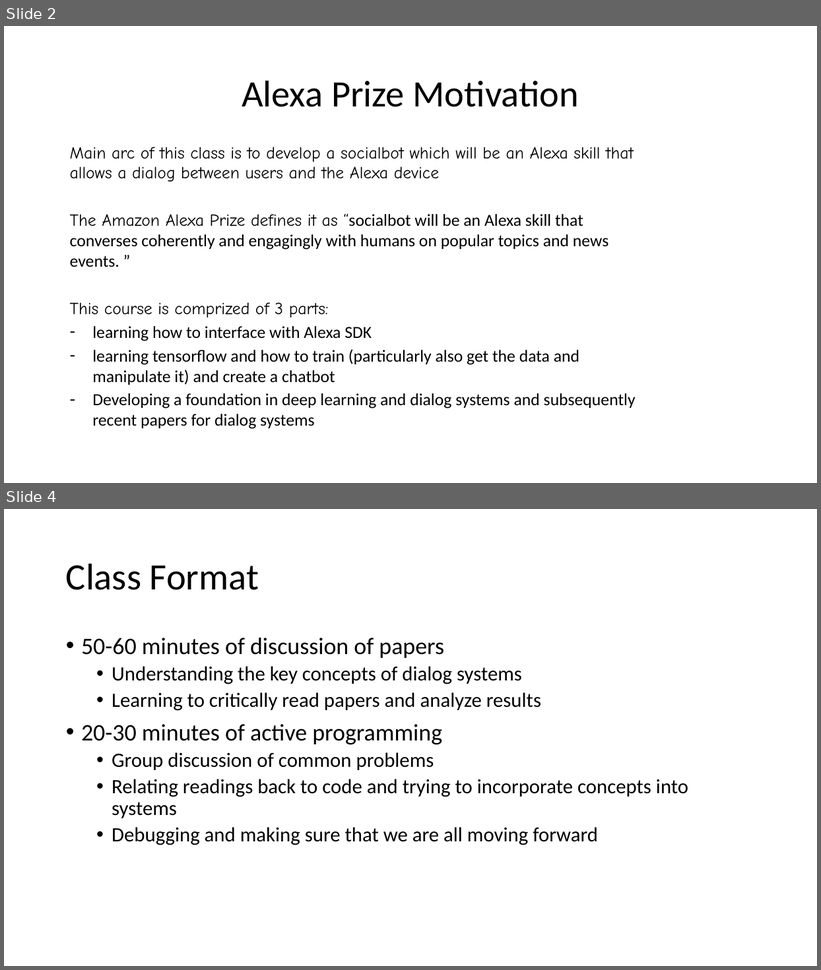
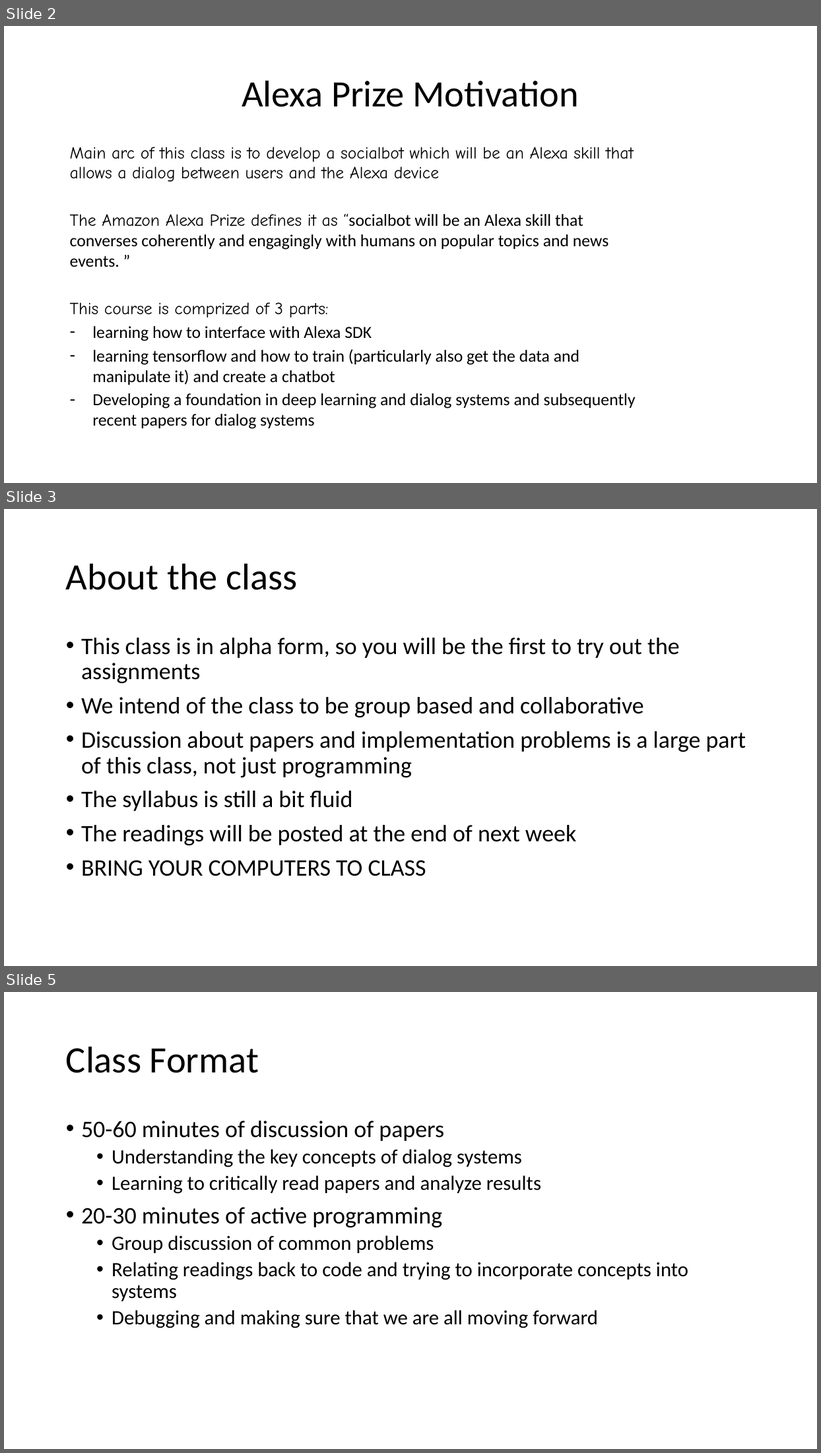
Before and after one commit to dialog-systems-class/dialog-systems-class.github.io, a slide deck: lectures/Intro.potx. Shown one above the other, each under a label of ours: slides 2 and 4 before the commit, slides 2, 3 and 5 after it; the slides between them are not shown. The pictures are 821x970 and 821x1453 pixels, drawn with LibreOffice and Linux fonts; fonts in the diff are those of the drawing. Boxes give left, top, right and bottom in pixels: in the first picture for what was removed or moved away, otherwise in the second. Text is boxed around its words. In the diff, an @@ line names an element or a change of style, - is before the commit and + after.

```diff
--- a/lectures/Intro.potx
+++ b/lectures/Intro.potx
@@ slide 3 added at (4,509,817,966), background #FFFFFF @@
@@ title added at (66,563,298,590), 44 pt, text #000000 @@
+About the class
@@ text added at (81,638,746,877), 28 pt, text #000000 @@
+• This class is in alpha form, so you will be the first to try out the assignments
+• We intend of the class to be group based and collaborative
+• Discussion about papers and implementation problems is a large part of this class, not just programming
+• The syllabus is still a bit fluid
+• The readings will be posted at the end of next week
+• BRING YOUR COMPUTERS TO CLASS
@@ what was slide 4 is now slide 5 @@
```
Also in this commit, not shown: 1 slide changed, 2 other slides added.
